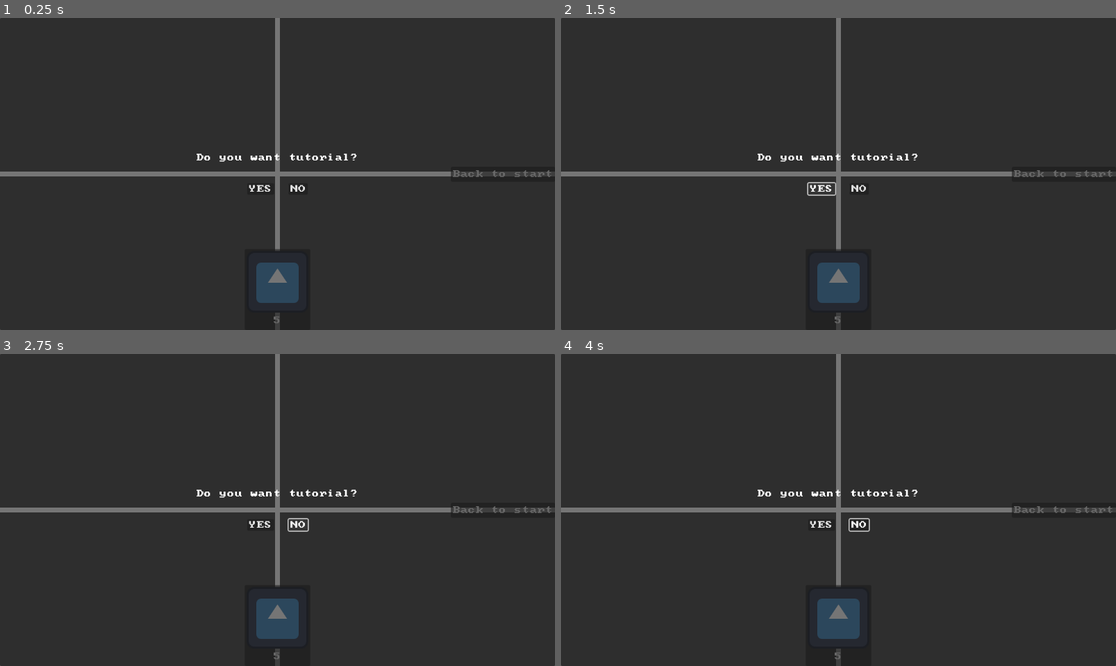
Above: before the commit, frames 1-4 (two rows, left to right).
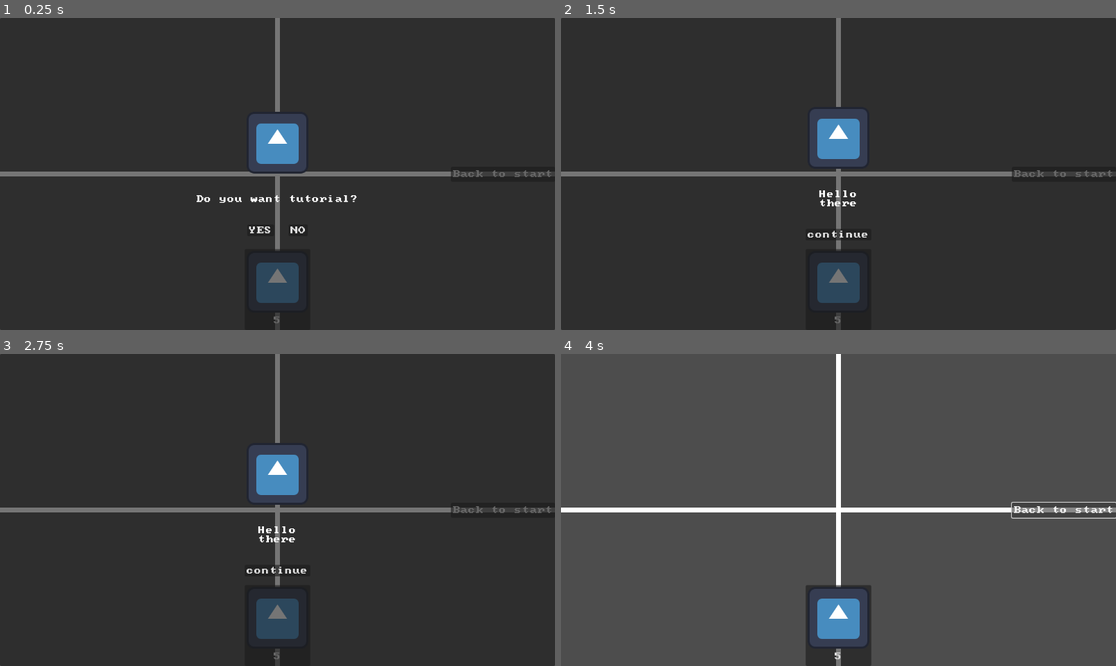
Above: after the commit, the same moments.

Repository: Iviv122/swiatlowod-2
Game: Godot game, scene res://main.tscn
Two runs of this game, one before a commit and one after it. Both use one fixed random seed, a clock stepped at 60 frames per second and the inputs below. The engine's default icon, where the game draws it, is replaced by a stand-in: a white triangle on a blue panel in a dark square.
Inputs (mouse positions are in pixels of both pictures, inside the frame that each line leads up to):
- Up to frame 1 (0.25 s): no input
- Up to frame 2 (1.5 s): click "5" at 0.5 s; click "YES" at 1.25 s
- Up to frame 3 (2.75 s): click (299, 525) at 2 s, where only the run before the commit has a clickable "NO"
- Up to frame 4 (4 s): click (838, 569) at 2.75 s, where only the run after the commit has a clickable "continue"; click "Back to start" at 3.5 s

The runs differ from the first frame. In frame 1, 2.6% of the frame differs, in the area x 35-65%, y 30-70%; in frame 2, 2.5%; in frame 3, 2.5%; in frame 4, 99%, in the area x 0-100%, y 0-100%.

Commit message:
tutorial frames

Diff:
--- a/objects/camera/camera_move.gd
+++ b/objects/camera/camera_move.gd
@@ -38,6 +38,8 @@
 		zoom.y = max(zoom.y-0.2,MinZoom)
 		zoom.x = max(zoom.x-0.2,MinZoom)
 
+
+
 	if event is InputEventMouseButton:
 		var mouse_event := event as InputEventMouseButton
 		if mouse_event.button_index == MOUSE_BUTTON_MIDDLE:
@@ -49,6 +51,9 @@
 				dragging = false
 
 func _process(delta: float) -> void:
+	if GameStateInstance.state != GameState.State.Playing:
+		return
+
 	position += dir * Speed * delta/zoom
 
 	if dragging:
--- a/objects/game_state.gd
+++ b/objects/game_state.gd
@@ -3,14 +3,14 @@
 
 signal state_change(s : State)
 
-var state = State.Tutorial
+var state
 
 func _ready():
-    state_change.emit(State.Tutorial)
+    change_state(State.Tutorial)
 
 func change_state(s : State):
     state = s
-    state_change.emit(State.Tutorial)
+    state_change.emit(s)
 
 enum State{
     Playing,
--- /dev/null
+++ b/objects/tutorial/continue_totorial.gd
@@ -0,0 +1,7 @@
+extends Button
+class_name ContinueTutorial
+
+@export var tut : Tutorial
+
+func _pressed() -> void:
+    tut.load_next()
--- /dev/null
+++ b/objects/tutorial/tutorial.gd
@@ -0,0 +1,49 @@
+extends Panel
+class_name Tutorial
+
+@export var images: Array[Texture2D]
+@export_multiline var description: Array[String]
+
+func exit():
+	queue_free()
+	GameStateInstance.change_state(GameState.State.Playing)
+
+var i = 0
+
+func load_next():
+	for c in get_children():
+		c.queue_free()
+
+	if i == images.size():
+		exit()
+		return
+
+	var center_container = CenterContainer.new()
+	center_container.set_anchors_preset(Control.PRESET_FULL_RECT)
+
+	var vBoxContainer = VBoxContainer.new()
+	vBoxContainer.alignment = BoxContainer.ALIGNMENT_CENTER
+
+	var texture_rect = TextureRect.new()
+	texture_rect.texture = images[i]
+	texture_rect.stretch_mode = TextureRect.STRETCH_KEEP_ASPECT_CENTERED
+	texture_rect.custom_minimum_size = Vector2(images[i].get_width(), images[i].get_height())
+	vBoxContainer.add_child(texture_rect)
+
+	var text = Label.new()
+	text.text = description[i]
+	text.autowrap_mode = TextServer.AUTOWRAP_WORD_SMART
+	text.horizontal_alignment = HORIZONTAL_ALIGNMENT_CENTER
+	vBoxContainer.add_child(text)
+
+	var button = ContinueTutorial.new()
+	button.tut = self
+	button.text = "continue"
+	vBoxContainer.add_child(button)
+
+	vBoxContainer.add_theme_constant_override("separation",45)
+
+	center_container.add_child(vBoxContainer)
+	add_child(center_container)
+
+	i += 1
--- a/prefabs/game_state_instance.tscn
+++ b/prefabs/game_state_instance.tscn
@@ -4,4 +4,3 @@
 
 [node name="GameStateInstance" type="Node"]
 script = ExtResource("1_2pyqt")
-metadata/_custom_type_script = "uid://d5pl0xs8x4ta"
--- a/prefabs/tutorial.tscn
+++ b/prefabs/tutorial.tscn
@@ -1,4 +1,12 @@
-[gd_scene format=3 uid="uid://de864lepfoan0"]
+[gd_scene load_steps=6 format=3 uid="uid://de864lepfoan0"]
+
+[ext_resource type="Texture2D" uid="uid://b553c82dcwbeu" path="res://icon.svg" id="1_3a25p"]
+[ext_resource type="Script" path="res://objects/ui/change_game_state.gd" id="1_e5i0m"]
+[ext_resource type="Script" uid="uid://dn1ckfr0j1n81" path="res://objects/tutorial/tutorial.gd" id="1_i083s"]
+[ext_resource type="Script" uid="uid://douoydjc21jxw" path="res://objects/tutorial/continue_totorial.gd" id="3_k0cqb"]
+
+[sub_resource type="StyleBoxTexture" id="StyleBoxTexture_i083s"]
+texture = ExtResource("1_3a25p")
 
 [node name="Tutorial_node" type="CanvasLayer"]
 layer = 3
@@ -9,6 +17,10 @@
 anchor_bottom = 1.0
 grow_horizontal = 2
 grow_vertical = 2
+script = ExtResource("1_i083s")
+images = Array[Texture2D]([ExtResource("1_3a25p")])
+description = Array[String](["Hello there"])
+metadata/_custom_type_script = "uid://dn1ckfr0j1n81"
 
 [node name="VBoxContainer" type="VBoxContainer" parent="Panel"]
 layout_mode = 1
@@ -24,6 +36,14 @@
 grow_horizontal = 2
 grow_vertical = 2
 theme_override_constants/separation = 45
+alignment = 1
+
+[node name="Panel" type="Panel" parent="Panel/VBoxContainer"]
+custom_minimum_size = Vector2(128, 128)
+layout_mode = 2
+size_flags_horizontal = 4
+size_flags_vertical = 4
+theme_override_styles/panel = SubResource("StyleBoxTexture_i083s")
 
 [node name="Label" type="Label" parent="Panel/VBoxContainer"]
 layout_mode = 2
@@ -34,10 +54,15 @@
 theme_override_constants/separation = 30
 alignment = 1
 
-[node name="Button" type="Button" parent="Panel/VBoxContainer/HBoxContainer"]
+[node name="Button" type="Button" parent="Panel/VBoxContainer/HBoxContainer" node_paths=PackedStringArray("tut")]
 layout_mode = 2
 text = "YES"
+script = ExtResource("3_k0cqb")
+tut = NodePath("../../..")
+metadata/_custom_type_script = "uid://douoydjc21jxw"
 
-[node name="Button2" type="Button" parent="Panel/VBoxContainer/HBoxContainer"]
+[node name="Button2" type="Button" parent="Panel/VBoxContainer/HBoxContainer" node_paths=PackedStringArray("remove")]
 layout_mode = 2
 text = "NO"
+script = ExtResource("1_e5i0m")
+remove = [NodePath("")]
--- a/project.godot
+++ b/project.godot
@@ -82,6 +82,11 @@
 "events": [Object(InputEventMouseButton,"resource_local_to_scene":false,"resource_name":"","device":-1,"window_id":0,"a …(253 unchanged characters)…
 ]
 }
+shift={
+"deadzone": 0.2,
+"events": [Object(InputEventKey,"resource_local_to_scene":false,"resource_name":"","device":-1,"window_id":0,"alt_pressed":false,"shift_pressed":false,"ctrl_pressed":false,"meta_pressed":false,"pressed":false,"keycode":0,"physical_keycode":4194325,"key_label":0,"unicode":0,"location":0,"echo":false,"script":null)
+]
+}
 
 [rendering]
 
Not shown: 1 places in main.tscn that only renumber resources
Not shown, added: objects/tutorial/continue_totorial.gd.uid
Not shown, added: objects/tutorial/tutorial.gd.uid
